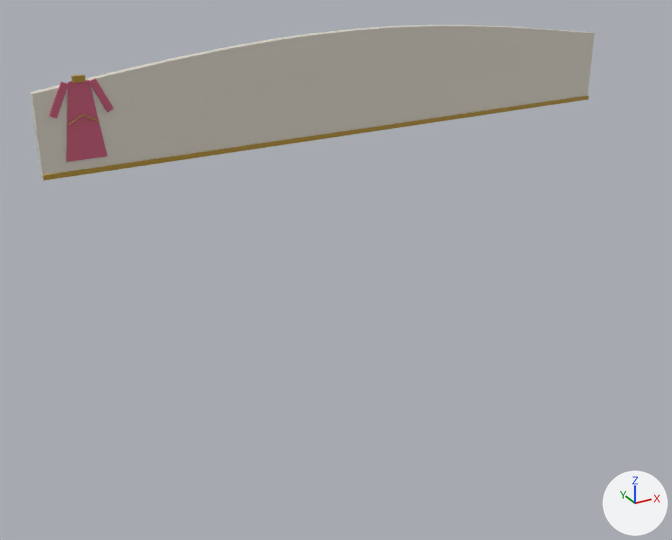
Before and after pictures for a commit that changed the glTF model assets/models/nha_rap/bang/bang_nha_may_thanh_thao_48.glb.
One viewpoint serves both versions: a 50 mm camera at (-0.9, -5.81, 4.35) aimed at (2.14, -0.29, 1.59). Lighting does not change. The marker at lower right points along +X, +Y and +Z. The older version comes first. Vertices at exactly the same position are counted once.

Script lines for the objects in view, before the commit:
```python
me_vom_001 = bpy.data.meshes.new('vom.001')
me_vom_001.from_pydata(...)  # 84 vertices, 132 faces; spans x 0.17..4.62, y -0.12..-0.04, z 2.54..3.28
me_vom_001.materials.append(mat_pho_mausac)
ob_bang_nha_may_thanh_thao_48 = bpy.data.objects.new('bang_nha_may_thanh_thao_48', me_vom_001)
ob_bang_nha_may_thanh_thao_48.location = (0.0, 0.0, 0.0)
```
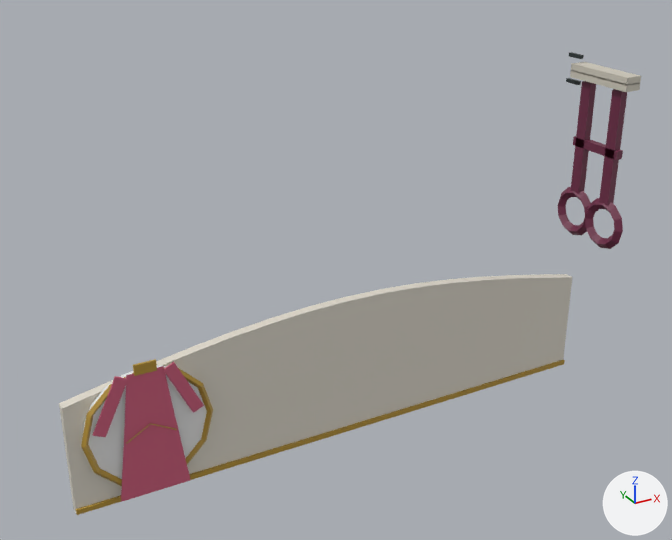
Pixel boxes [x1, y1, x2, y2] of what changed, in the pictures (672 x 540 px; the box of a moved part takes in the faces that stretch with it):
'bang_nha_may_thanh_thao_48', reshaped (196% taller): before [30, 25, 594, 181]; after [59, 52, 641, 515]
part 1 of me_vom_001, added: after [76, 360, 565, 515]
part 2 of me_vom_001, added: after [83, 365, 207, 479]
part 3 of me_vom_001, moved or reshaped: before [66, 80, 107, 162]; after [121, 366, 190, 502]
part 4 of me_vom_001, moved or reshaped: before [49, 81, 69, 119]; after [93, 376, 128, 437]
part 5 of me_vom_001, moved or reshaped: before [89, 78, 114, 112]; after [163, 362, 204, 413]
part 6 of me_vom_001, added: after [133, 359, 157, 376]
part 7 of me_vom_001, moved or reshaped: before [68, 114, 98, 125]; after [126, 423, 177, 444]
part 8 of me_vom_001, added (brown): after [599, 89, 627, 207]
part 9 of me_vom_001, added (brown): after [570, 81, 596, 195]
part 10 of me_vom_001, added (brown): after [573, 136, 623, 160]
part 11 of me_vom_001, added: after [569, 52, 584, 59]
part 12 of me_vom_001, added: after [566, 78, 581, 85]
part 13 of me_vom_001, added: after [570, 70, 640, 92]
part 14 of me_vom_001, added: after [571, 62, 641, 86]
part 15 of me_vom_001, added (brown): after [558, 187, 623, 249]
part 16 of me_vom_001, added: after [81, 368, 213, 486]
part 17 of me_vom_001, added: after [59, 274, 572, 515]
part 18 of me_vom_001, deleted: before [30, 25, 594, 181]
part 19 of me_vom_001, deleted: before [71, 75, 86, 83]
part 20 of me_vom_001, deleted: before [43, 95, 589, 180]

The change in detail:
me_vom_001 is used by ob_bang_nha_may_thanh_thao_48; location (0.0, 0.0, 0.0).
me_vom_001 had 84 vertices, 132 faces and spanned x 0.17..4.62, y -0.12..-0.04, z 2.54..3.28.
me_vom_001 now has 328 vertices, 592 faces and spans x 0.1..4.7, y -0.8..0.0, z 0.0..2.93.
me_vom_001 part 1: a new loose piece, a box spanning x 0.1..4.7, y -0.1..-0.08, z 0.01..0.05, in mat_pho_mausac.
me_vom_001 part 2: a new loose piece, a 20-sided cylinder along y spanning x 0.21..1.15, y -0.135..-0.085, z 0.13..1.07, in mat_pho_mausac.
me_vom_001 part 3: the loose piece of 6 vertices spanning x 0.32..0.58, y -0.11, z 2.64..3.13 is scaled about its middle by (2.08, 1, 2.08), then moved by (0.23, -0.06, -2.31).
me_vom_001 part 4: the loose piece of 8 vertices spanning x 0.26..0.39, y -0.12..-0.1, z 2.92..3.14 is scaled about its middle by (2.08, 1, 2.08), then moved by (0.09, -0.06, -2.16).
me_vom_001 part 5: the loose piece of 8 vertices spanning x 0.52..0.65, y -0.12..-0.1, z 2.92..3.14 is scaled about its middle by (2.08, 1, 2.08), then moved by (0.37, -0.06, -2.16).
me_vom_001 part 6: a new loose piece, a box spanning x 0.599..0.761, y -0.185..-0.165, z 1.072..1.154, in mat_pho_mausac.
me_vom_001 part 7: the loose piece of 12 vertices spanning x 0.36..0.55, y -0.12..-0.11, z 2.87..2.93 is scaled about its middle by (2.08, 1, 2.06), then moved by (0.22, -0.06, -2.3).
me_vom_001 part 8: a new loose piece, a box spanning x 4.45..4.51, y -0.64..-0.54, z 1.78..2.73, in mat_pho_mausac.
me_vom_001 part 9: a new loose piece, a box spanning x 4.45..4.51, y -0.3..-0.2, z 1.78..2.73, in mat_pho_mausac.
me_vom_001 part 10: a new loose piece, a box spanning x 4.45..4.51, y -0.67..-0.17, z 2.195..2.265, in mat_pho_mausac.
me_vom_001 part 11: a new loose piece, a box spanning x 4.465..4.495, y -0.14..0.0, z 2.895..2.925, in mat_pho_mausac.
me_vom_001 part 12: a new loose piece, a box spanning x 4.465..4.495, y -0.14..0.0, z 2.685..2.715, in mat_pho_mausac.
me_vom_001 part 13: a new loose piece, a box spanning x 4.41..4.55, y -0.72..-0.1, z 2.75..2.81, in mat_pho_mausac.
me_vom_001 part 14: a new loose piece, a box spanning x 4.41..4.55, y -0.72..-0.1, z 2.8..2.86, in mat_pho_mausac.
me_vom_001 part 15: a new loose piece of 92 vertices spanning x 4.43..4.53, y -0.8..-0.03, z 1.41..1.85, in mat_pho_mausac.
me_vom_001 part 16: a new loose piece of 48 vertices spanning x 0.19..1.17, y -0.17..-0.11, z 0.11..1.1, in mat_pho_mausac.
me_vom_001 part 17: a new loose piece of 34 vertices spanning x 0.1..4.7, y -0.08..0.0, z 0.0..1.2, in mat_pho_mausac.
me_vom_001 part 18: the loose piece of 34 vertices spanning x 0.17..4.62, y -0.1..-0.04, z 2.54..3.28 is deleted.
me_vom_001 part 19: the loose piece of 8 vertices spanning x 0.42..0.49, y -0.12..-0.11, z 3.13..3.17 is deleted.
me_vom_001 part 20: the loose piece of 8 vertices spanning x 0.18..4.62, y -0.11..-0.09, z 2.54..2.58 is deleted.
Other edits to the shape of me_vom_001 do not show in these pictures.
